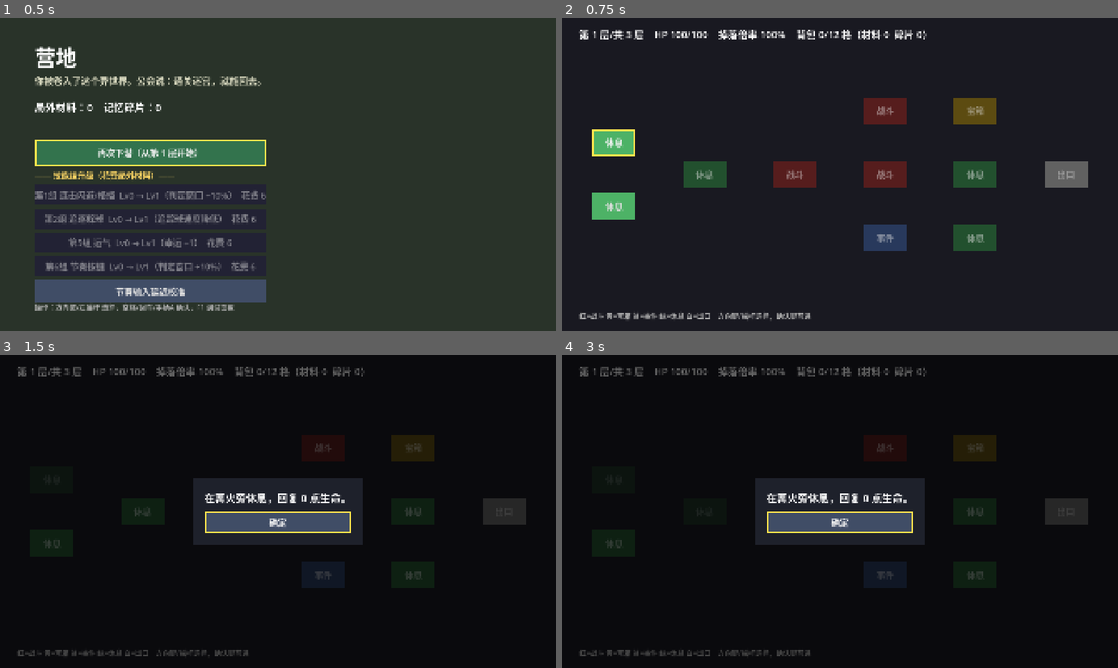
Above: before the commit, frames 1-4 (two rows, left to right).
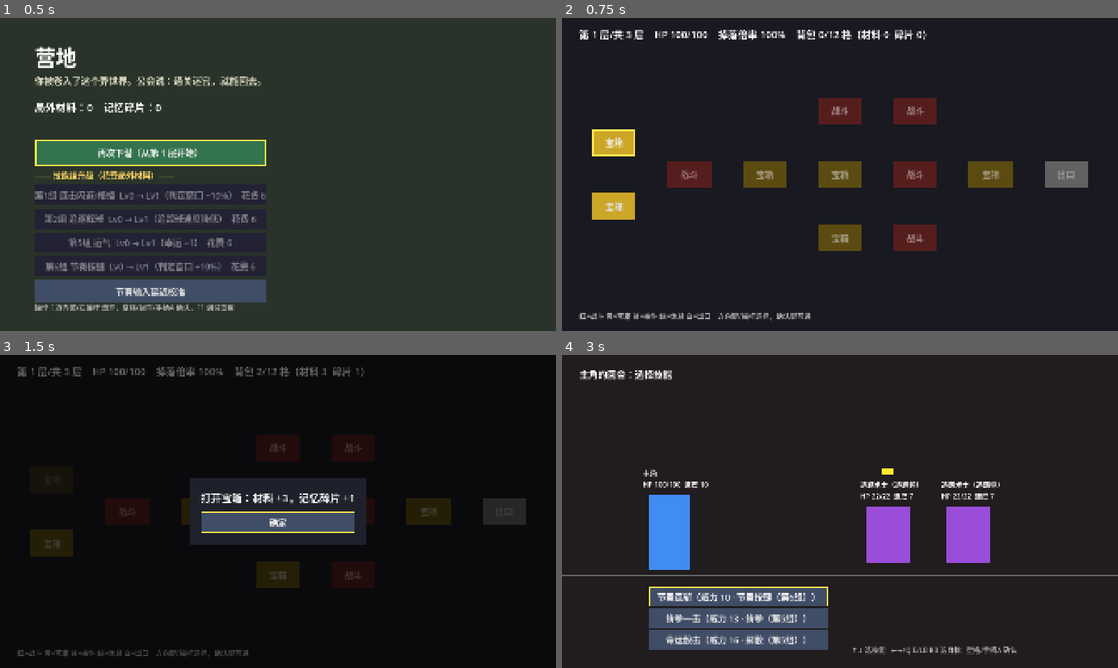
Above: after the commit, the same moments.

Repository: 7mouse/stellar-abyss-greybox
Game: Godot game, scene res://scenes/camp.tscn
Same seed, same stepped clock (60 frames per second), same inputs: the game is played once before the commit and once after it.
Inputs (mouse positions are in pixels of both pictures, inside the frame that each line leads up to):
- Up to frame 1 (0.5 s): no input
- Up to frame 2 (0.75 s): click "再次下潜（从第 1 层开始）" at 0.5 s
- Up to frame 3 (1.5 s): click (50, 480) at 1.25 s, where only the run before the commit has a clickable "休息"
- Up to frame 4 (3 s): click "确定" at 2 s; click "休息" (after the commit: "战斗") at 2.75 s

Frame 1 is identical in both runs. In frame 2, 10% of the frame differs, in the area x 5-82%, y 25-75%; in frame 3, 3.7%; in frame 4, 16%, in the area x 0-100%, y 3-97%.

Commit message:
数值 v2：第3层入口固定休息点，攻击成长 0.2，每层节点 12~14
- 新参数 entrance_rest_floors（逗号分隔层号，F1 面板文本框）/ entrance_rest_heal
- tunables.tres：entrance_rest_floors="3"、entrance_rest_heal=0.7、enemy_atk_per_depth=0.2、nodes 12~14
- 入口休息点为该层第 0 列唯一必经节点（不计入 nodes_min/max）
- tools/sim/sim.py：同步游戏参数的 V2 预设（最终层 3、入口休息），python3 tools/sim/sim.py v2
- 测试 179 项全部通过

Diff:
--- a/data/tunables.tres
+++ b/data/tunables.tres
@@ -4,9 +4,11 @@
 
 [resource]
 script = ExtResource("1")
-nodes_min = 11
-nodes_max = 13
+nodes_min = 12
+nodes_max = 14
 def_mult_good = 0.35
 enemy_hp_per_depth = 0.25
-enemy_atk_per_depth = 0.25
+enemy_atk_per_depth = 0.2
 final_floor = 3
+entrance_rest_floors = "3"
+entrance_rest_heal = 0.7
--- a/scenes/dungeon.gd
+++ b/scenes/dungeon.gd
@@ -86,8 +86,12 @@
 		"event":
 			_message(EVENT_TEXTS[id % EVENT_TEXTS.size()])
 		"rest":
-			var h := GameState.heal_rest()
-			_message("在篝火旁休息，回复 %d 点生命。" % h)
+			if nd.get("entrance", false):
+				var h := GameState.heal_rest(GameState.tunables.entrance_rest_heal if first_time else 0.0)
+				_message("入口营火：休整后回复 %d 点生命。" % h)
+			else:
+				var h := GameState.heal_rest()
+				_message("在篝火旁休息，回复 %d 点生命。" % h)
 		"exit":
 			if GameState.is_final_floor():
 				_clear_popup()
--- a/scripts/debug_panel.gd
+++ b/scripts/debug_panel.gd
@@ -93,7 +93,9 @@
 		if not (p.usage & PROPERTY_USAGE_SCRIPT_VARIABLE):
 			continue
 		var t: int = p.type
-		if t != TYPE_INT and t != TYPE_FLOAT and t != TYPE_BOOL:
+		if t != TYPE_INT and t != TYPE_FLOAT and t != TYPE_BOOL and t != TYPE_STRING:
+			continue
+		if t == TYPE_STRING and not p.name in ["entrance_rest_floors"]:
 			continue
 		var row := HBoxContainer.new()
 		var l := Label.new()
@@ -101,7 +103,15 @@
 		l.custom_minimum_size = Vector2(330, 0)
 		row.add_child(l)
 		var pname: String = p.name
-		if t == TYPE_BOOL:
+		if t == TYPE_STRING:
+			var le := LineEdit.new()
+			le.text = res.get(pname)
+			le.custom_minimum_size = Vector2(200, 0)
+			le.set_meta("res", res)
+			le.set_meta("prop", pname)
+			le.text_changed.connect(func(v): res.set(pname, v))
+			row.add_child(le)
+		elif t == TYPE_BOOL:
 			var c := CheckBox.new()
 			c.button_pressed = res.get(pname)
 			c.toggled.connect(func(v): res.set(pname, v))
@@ -132,8 +142,8 @@
 	return "\n".join(lines)
 
 ## 找到某个资源某个参数对应的输入框（测试用）
-func find_editor(res: Resource, prop: String) -> SpinBox:
-	for n in root.find_children("*", "SpinBox", true, false):
+func find_editor(res: Resource, prop: String) -> Control:
+	for n in root.find_children("*", "Control", true, false):
 		if n.has_meta("res") and n.get_meta("res") == res and n.get_meta("prop", "") == prop:
 			return n
 	return null
--- a/scripts/dungeon_gen.gd
+++ b/scripts/dungeon_gen.gd
@@ -46,13 +46,27 @@
 				nodes[cols[ci][rng.randi_range(0, cols[ci].size() - 1)]].next.append(tid)
 		for nid in cols[ci]:
 			nodes[nid].next.sort()
+	# 入口固定休息点：在第 0 列之前插入一个必经的休息节点（不计入 nodes_min/max）
+	if t.has_entrance_rest(depth):
+		for nd in nodes:
+			nd.id += 1
+			nd.col += 1
+			for k in nd.next.size():
+				nd.next[k] += 1
+		for ci in cols.size():
+			for k in cols[ci].size():
+				cols[ci][k] += 1
+		exit_id += 1
+		nodes.push_front({"id": 0, "col": 0, "row": 0, "rows": 1, "type": "rest", "entrance": true, "next": cols[0].duplicate(), "visited": false})
+		cols.push_front([0])
 	# 保证至少一个战斗
 	var has_combat := false
 	for nd in nodes:
 		if nd.type == "combat":
 			has_combat = true
 	if not has_combat:
-		nodes[rng.randi_range(0, exit_id - 1)].type = "combat"
+		var lo := 1 if t.has_entrance_rest(depth) else 0
+		nodes[rng.randi_range(lo, exit_id - 1)].type = "combat"
 	return {"seed": seed, "depth": depth, "nodes": nodes, "cols": cols.size(), "start": cols[0], "exit": exit_id}
 
 static func _pick(rng: RandomNumberGenerator) -> String:
--- a/scripts/game_state.gd
+++ b/scripts/game_state.gd
@@ -185,9 +185,10 @@
 func roll_drop(rate: float, amount: int, rng: RandomNumberGenerator) -> int:
 	return amount if rng.randf() < rate else 0
 
-func heal_rest() -> int:
+func heal_rest(ratio: float = -1.0) -> int:
 	var before := player_hp
-	player_hp = mini(tunables.player_max_hp, player_hp + int(round(tunables.player_max_hp * tunables.rest_heal_ratio)))
+	var r := tunables.rest_heal_ratio if ratio < 0 else ratio
+	player_hp = mini(tunables.player_max_hp, player_hp + int(round(tunables.player_max_hp * r)))
 	return player_hp - before
 
 func start_battle() -> void:
--- a/scripts/resources/tunables.gd
+++ b/scripts/resources/tunables.gd
@@ -7,6 +7,8 @@
 @export var nodes_min: int = 8
 @export var nodes_max: int = 10
 @export var rest_heal_ratio: float = 0.3
+@export var entrance_rest_floors: String = "" ## 入口固定休息点的层，逗号分隔，如 "3" 或 "2,3"；空 = 无
+@export var entrance_rest_heal: float = 0.3 ## 入口休息点回血比例
 @export var loot_bonus_per_depth: float = 0.25
 @export var final_floor: int = 0 ## 最终层：该层出口 = 通关（假结局，迷宫重置）；0 = 无最终层
 @export var chest_material: int = 3
@@ -59,6 +61,12 @@
 @export var god_mode: bool = false ## 上帝模式：主角不受伤
 @export var log_enabled: bool = true ## 记录 user://playtest_log.csv
 
+func has_entrance_rest(depth: int) -> bool:
+	for s in entrance_rest_floors.split(",", false):
+		if s.strip_edges().is_valid_int() and int(s) == depth:
+			return true
+	return false
+
 func attack_mult(result: int) -> float:
 	return [atk_mult_perfect, atk_mult_good, atk_mult_fail][result]
 
--- a/tests/test_runner.gd
+++ b/tests/test_runner.gd
@@ -124,7 +124,8 @@
 		for dp in [1, 2, 3]:
 			var fd := DungeonGen.generate(sd, dp, t)
 			var n: int = fd.nodes.size()
-			gen_ok = gen_ok and n >= t.nodes_min and n <= t.nodes_max
+			var extra := 1 if t.has_entrance_rest(dp) else 0
+			gen_ok = gen_ok and n >= t.nodes_min + extra and n <= t.nodes_max + extra
 			var exits := 0
 			for nd in fd.nodes:
 				seen_types[nd.type] = true
@@ -135,7 +136,7 @@
 				reach_ok = reach_ok and (nd.type == "exit" or not _bfs(fd, nd.id, "exit").is_empty())
 			gen_ok = gen_ok and exits == 1
 			reach_ok = reach_ok and not _bfs(fd, -1, "exit").is_empty()
-	check(gen_ok, "360 次生成：每层 %d~%d 个节点、恰好 1 个出口" % [t.nodes_min, t.nodes_max])
+	check(gen_ok, "360 次生成：每层 %d~%d 个节点（入口休息层 +1）、恰好 1 个出口" % [t.nodes_min, t.nodes_max])
 	check(types_ok and seen_types.size() == 5, "节点类型覆盖 战斗/宝箱/事件/休息/出口")
 	check(reach_ok, "所有节点均可到达出口（无死路）")
 	check(var_to_str(DungeonGen.generate(777, 1, t)) == var_to_str(DungeonGen.generate(777, 1, t)), "固定种子可复现")
@@ -907,7 +908,7 @@
 	var d := Tunables.new()
 	check(d.nodes_min == 8 and d.nodes_max == 10 and is_equal_approx(d.def_mult_good, 0.5) and is_equal_approx(d.enemy_hp_per_depth, 0.2) and is_equal_approx(d.enemy_atk_per_depth, 0.15) and d.final_floor == 0, "tunables.gd 默认值未改（可回滚）")
 	var f: Tunables = load("res://data/tunables.tres")
-	check(f.nodes_min == 11 and f.nodes_max == 13 and is_equal_approx(f.def_mult_good, 0.35) and is_equal_approx(f.enemy_hp_per_depth, 0.25) and is_equal_approx(f.enemy_atk_per_depth, 0.25) and f.final_floor == 3, "tunables.tres 覆盖：节点 11~13、GOOD 防御 35%、敌人成长 HP 25%/攻击 25%、最终层 3")
+	check(f.nodes_min == 12 and f.nodes_max == 14 and is_equal_approx(f.def_mult_good, 0.35) and is_equal_approx(f.enemy_hp_per_depth, 0.25) and is_equal_approx(f.enemy_atk_per_depth, 0.2) and f.final_floor == 3 and f.entrance_rest_floors == "3" and is_equal_approx(f.entrance_rest_heal, 0.7), "tunables.tres 覆盖：节点 12~14、GOOD 防御 35%、敌人成长 HP 25%/攻击 20%、最终层 3、第3层入口休息 70%")
 	check(f.upgrade_cost_base == 6 and is_equal_approx(f.rest_heal_ratio, 0.3), "upgrade_cost_base=6、休息回血 30% 不变")
 	var at := []
 	for e in GameState.enemy_types:
@@ -915,6 +916,37 @@
 	check(at == [5, 7, 5], "敌人攻击：近战连击 5、追踪弹 7、均衡 5")
 	check(is_equal_approx(GameState.mg_rps.anim_sec, 0.5) and is_equal_approx(GameState.mg_dice.anim_sec, 0.8), "猜拳 anim_sec 0.5（骰子保持 0.8）")
 	check(GameState.debug_panel.find_editor(t, "final_floor") != null, "F1 面板可改最终层 final_floor")
+	check(GameState.debug_panel.find_editor(t, "entrance_rest_floors") is LineEdit and GameState.debug_panel.find_editor(t, "entrance_rest_heal") != null, "F1 面板可改入口休息层（文本，如 2,3）与回血比例")
+	print("== 第 3 层入口固定休息点 ==")
+	var ok3 := true
+	var ok_other := true
+	var reach := true
+	for sd in 40:
+		var f3 := DungeonGen.generate(sd, 3, t)
+		var e: Dictionary = f3.nodes[0]
+		ok3 = ok3 and f3.start == [0] and e.type == "rest" and e.get("entrance", false) and not e.next.is_empty()
+		for nd in f3.nodes:
+			reach = reach and (nd.type == "exit" or not _bfs(f3, nd.id, "exit").is_empty())
+		for dpp in [1, 2]:
+			var fo := DungeonGen.generate(sd, dpp, t)
+			for nd in fo.nodes:
+				ok_other = ok_other and not nd.get("entrance", false)
+	check(ok3, "第 3 层：入口唯一可选节点是固定休息点")
+	check(reach, "第 3 层：入口之后所有节点仍可到达出口")
+	check(ok_other, "第 1/2 层没有入口休息点")
+	t.entrance_rest_floors = "2,3"
+	check(DungeonGen.generate(5, 2, t).nodes[0].get("entrance", false), "改成 \"2,3\" 后第 2 层也有入口休息点")
+	t.entrance_rest_floors = "3"
+	GameState.new_run()
+	GameState.depth = 3
+	GameState.floor_data = DungeonGen.generate(GameState.run_seed, 3, t)
+	GameState.current_node = -1
+	GameState.player_hp = 20
+	GameState.goto(GameState.SCN_DUNGEON)
+	await wait_scene(GameState.SCN_DUNGEON)
+	scene().visit(0)
+	check(GameState.player_hp == 90, "入口休息回复 70%%（20 → %d）" % GameState.player_hp)
+	scene().dismiss_message()
 	GameState.goto(GameState.SCN_CAMP)
 	await wait_scene(GameState.SCN_CAMP)
 	check(scene().upgrade_buttons[2].text.contains("追踪球速度降低") and scene().upgrade_buttons[1].text.contains("判定窗口 +10%"), "营地文案：第2组“追踪球速度降低”")
Not shown, added: tools/sim/sim.py
